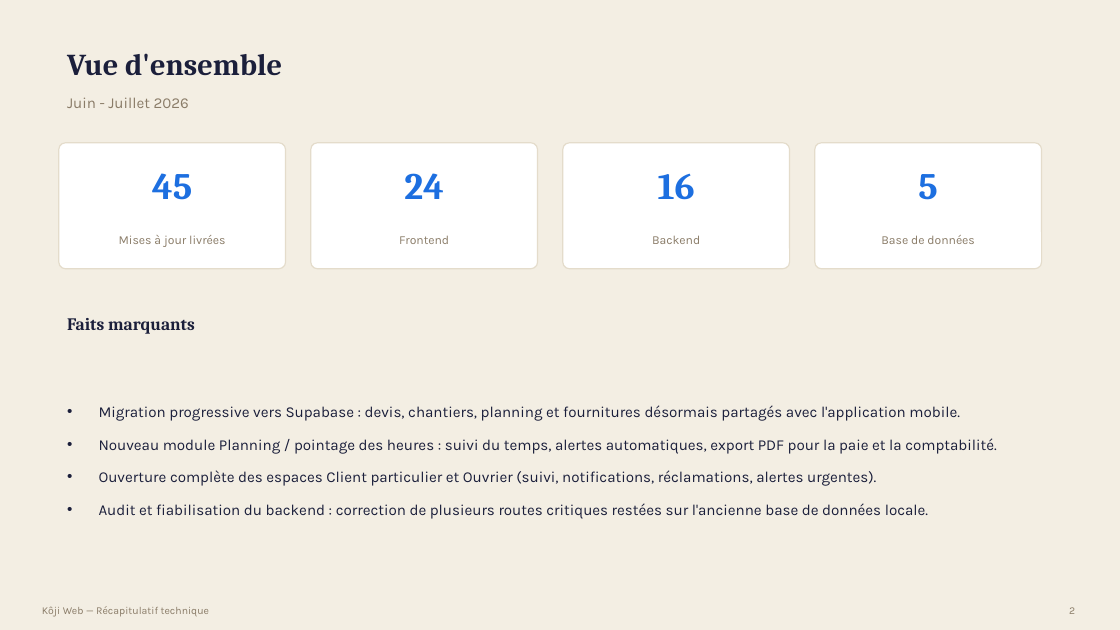
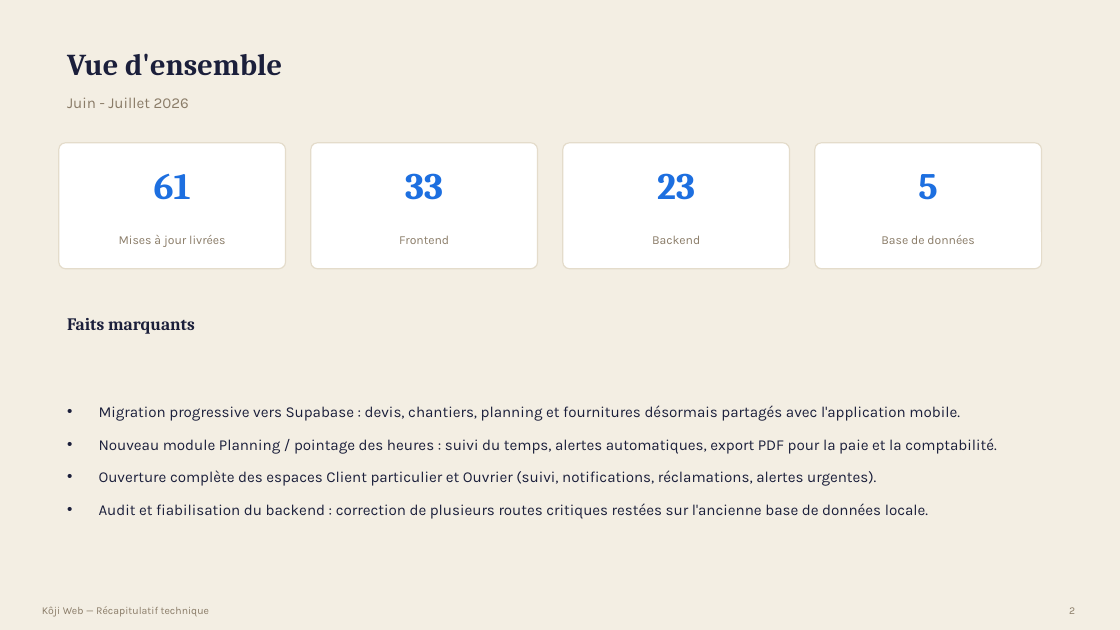
Before and after one commit to bouhouchimira-prog/web-app-Koji, a slide deck: slide 2 of docs/manager-recap/Recap-Koji-Manager.pptx. Drawn at 1120x630 pixels with LibreOffice and Linux fonts; fonts in the diff are those of the drawing. Boxes give left, top, right and bottom in pixels: in the first picture for what was removed or moved away, otherwise in the second. Text is boxed around its words. In the diff, an @@ line names an element or a change of style, - is before the commit and + after.

```diff
--- a/docs/manager-recap/Recap-Koji-Manager.pptx
+++ b/docs/manager-recap/Recap-Koji-Manager.pptx
@@ text at bbox=[154, 173, 191, 200]: text changed @@
-45
+61
@@ text at bbox=[405, 173, 443, 200]: text changed @@
-24
+33
@@ text at bbox=[657, 173, 695, 200]: text changed @@
-16
+23
```
Also in this commit, not shown: 15 other slides changed, 6 slides added, 12 other files.
